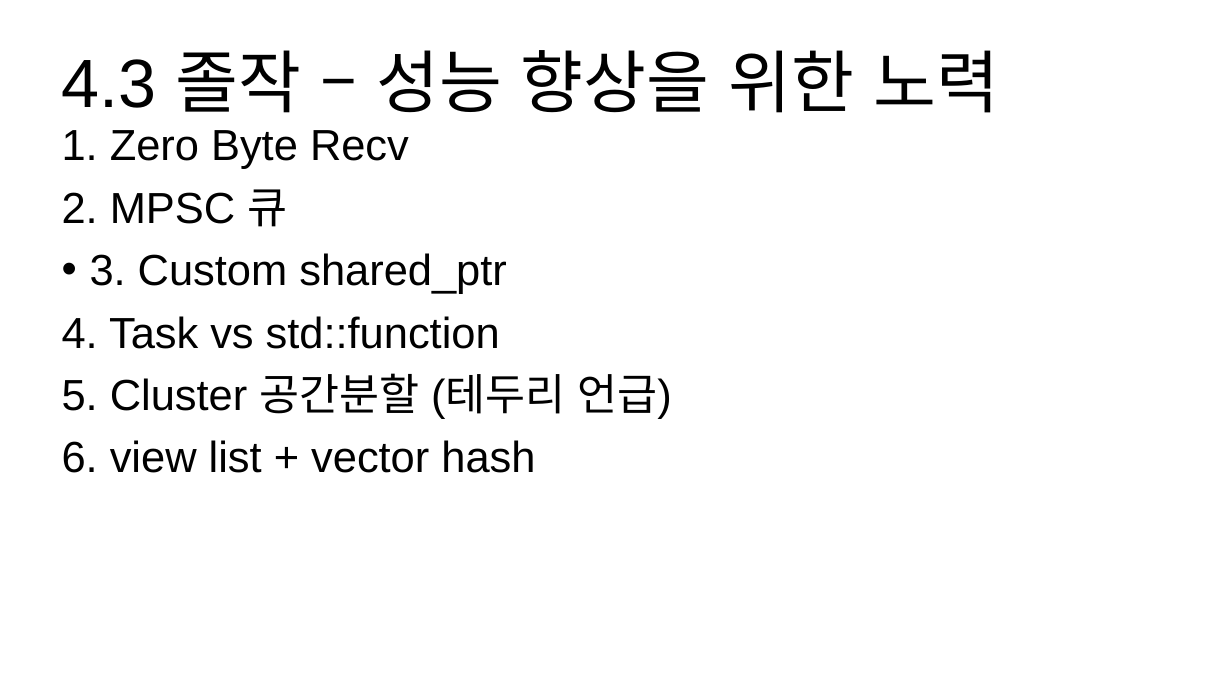
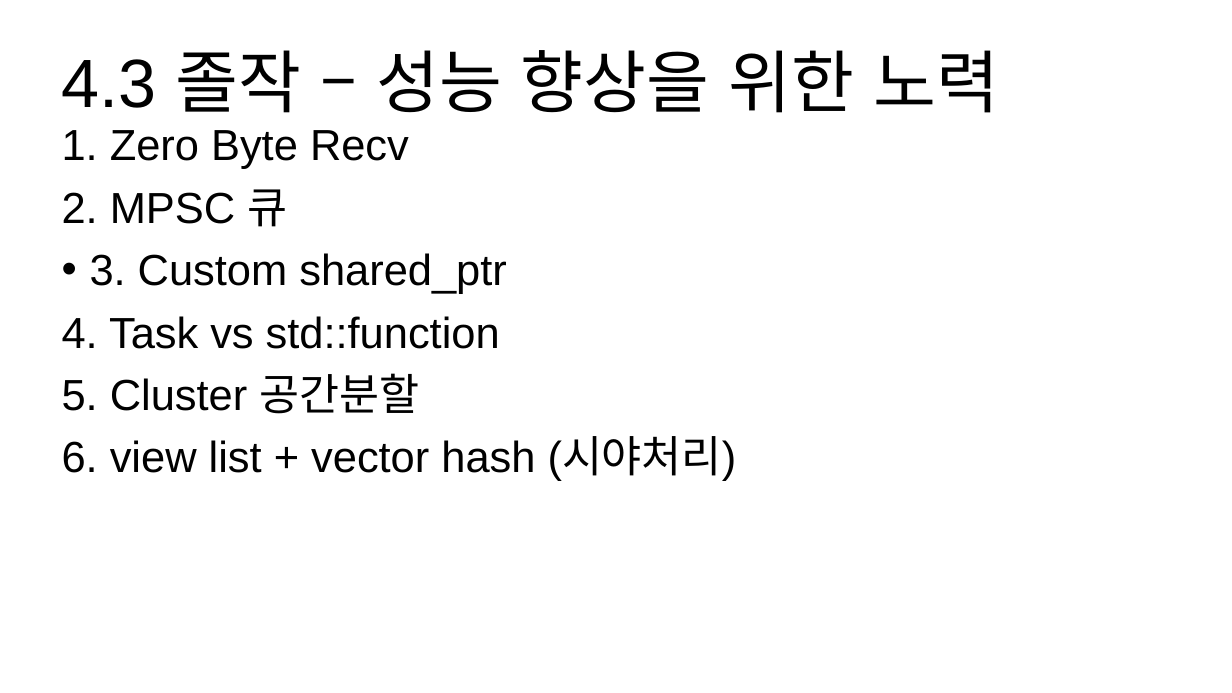
Before and after one commit to hypernagox/FYP_Evergreen, a slide deck: slide 32 of 포트폴리오/서버_최재혁/포트폴리오.pptx. Drawn at 1232x693 pixels with LibreOffice and Linux fonts; fonts in the diff are those of the drawing. Boxes give left, top, right and bottom in pixels: in the first picture for what was removed or moved away, otherwise in the second. Text is boxed around its words. In the diff, an @@ line names an element or a change of style, - is before the commit and + after.

```diff
--- a/포트폴리오/서버_최재혁/포트폴리오.pptx
+++ b/포트폴리오/서버_최재혁/포트폴리오.pptx
@@ text at (x1=62, y1=373, x2=737, y2=481): text changed @@
-5. Cluster 공간분할 (테두리 언급)
-6. view list + vector hash
+5. Cluster 공간분할
+6. view list + vector hash (시야처리)
```
Also in this commit, not shown: 4 other slides changed, 2 slides added, 2 slides removed.
